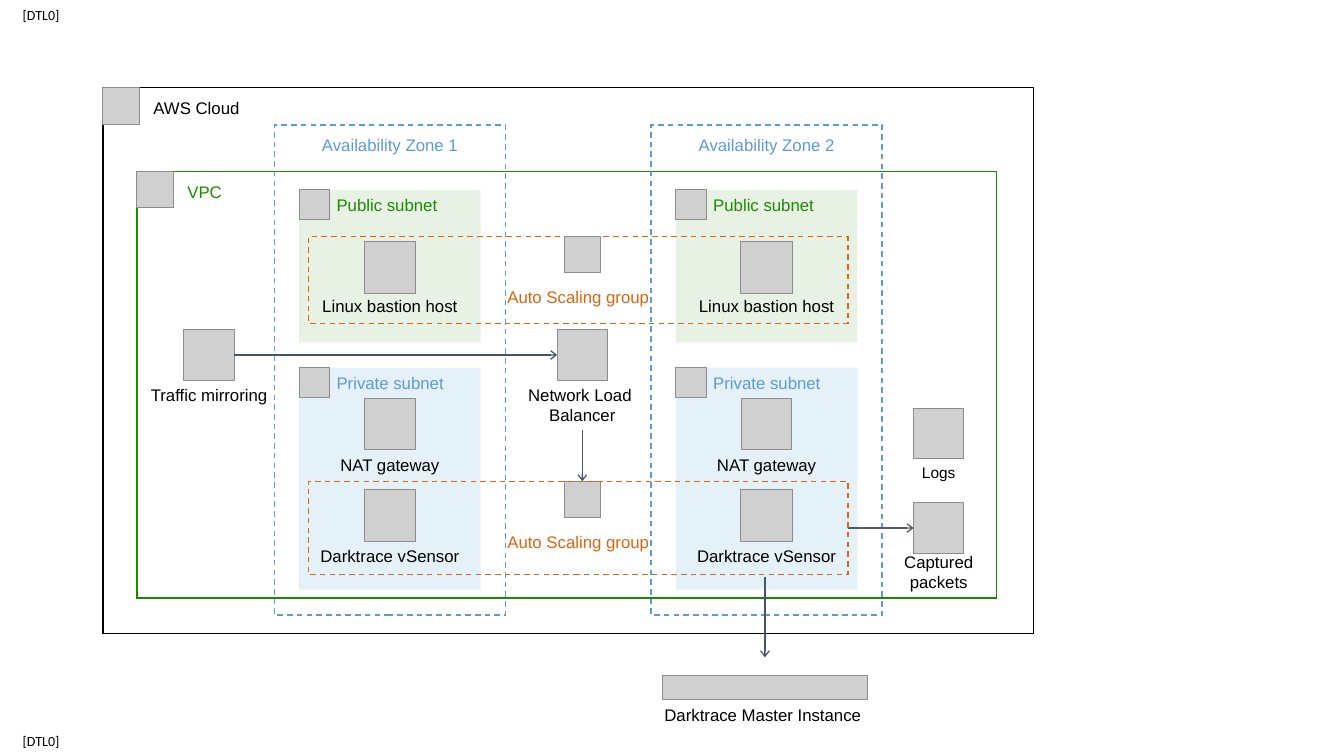
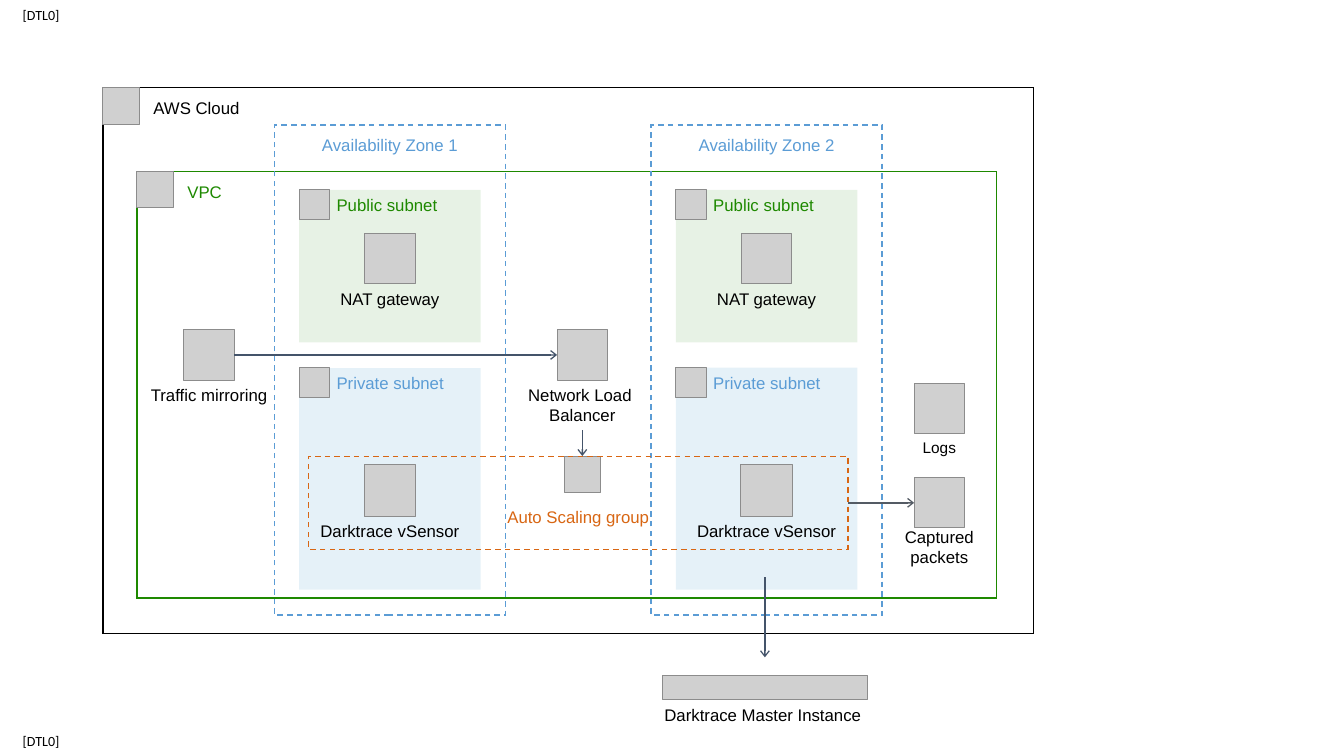
Before and after one commit to darktrace/aws-vsensor-quickstart, a slide deck: slide 1 of docs/deployment_guide/images/darktrace-vsensor-architecture-diagram.pptx. Drawn at 1344x756 pixels with LibreOffice and Linux fonts; fonts in the diff are those of the drawing; grey boxes stand for pictures. Boxes give left, top, right and bottom in pixels: in the first picture for what was removed or moved away, otherwise in the second. Text is boxed around its words. In the diff, an @@ line names an element or a change of style, - is before the commit and + after.

Commit message:
Remove Bastion Template for compatibility reasons, enforce IMDSv2.

```diff
--- a/docs/deployment_guide/images/darktrace-vsensor-architecture-diagram.pptx
+++ b/docs/deployment_guide/images/darktrace-vsensor-architecture-diagram.pptx
@@ rectangle removed at (309,237,848,324) @@
-Auto Scaling group
@@ picture removed at (565,236,601,272) @@
@@ picture removed at (364,242,415,293) @@
@@ picture removed at (741,242,792,293) @@
@@ 2 pictures, 2 texts: place and size @@
-2 pictures, 2 texts at (340,399,816,475)
+2 pictures, 2 texts at (340,234,816,309)
@@ text removed at (322,300,458,312) @@
-Linux bastion host
@@ text removed at (699,300,834,312) @@
-Linux bastion host
@@ arrow moved from (583, 481) - (583, 431) to (583, 456) - (583, 431) @@
@@ 5 pictures, 4 texts, 1 rectangle, 1 arrow: place and size @@
-5 pictures, 4 texts, 1 rectangle, 1 arrow at (309,408,973,592)
+5 pictures, 4 texts, 1 rectangle, 1 arrow at (309,383,974,567)
```
Also in this commit, not shown: 13 other files.
